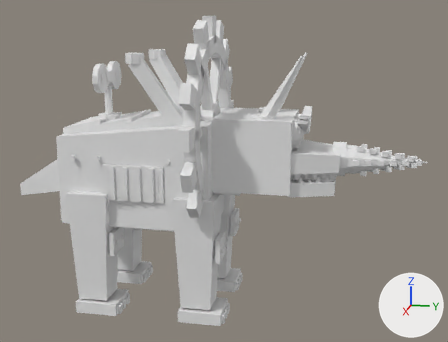
One commit to the FBX model assets/models/fbx/12_ClockworkCitadel/Animals/dino_Drillhorn.fbx: the scene before it, then after it.
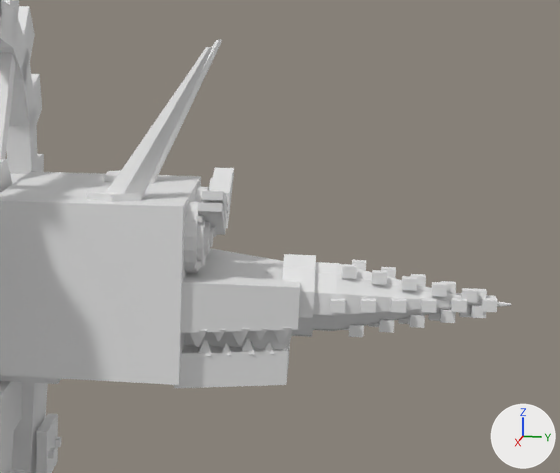
The first picture shows the older version from a 50 mm lens placed at (0.1443, 0.0455, 0.07), pointed at (-0.0003, 0.0166, 0.0339). The close-ups show the older and then the newer version on the part from 48% to 100% of the width and 11% to 68% of the height of that picture. Only the edits that show in the close-ups are written down. The axes (+X, +Y, +Z) are drawn at lower right. The lights are the same throughout. Where no turn or scale is listed for an object, it has been applied to the vertices. Vertices at exactly the same position are counted once.

Objects in the first close-up: 'dino_Drillhorn_Accent', 'dino_Drillhorn_Bit', 'dino_Drillhorn_Body', 'dino_Drillhorn_EyeGlow', 'dino_Drillhorn_Frill', 'dino_Drillhorn_Mouth', 'dino_Drillhorn_Socket', 'dino_Drillhorn_Steel', 'dino_Drillhorn_Teeth', 'dino_Drillhorn_Trim', 'dino_Drillhorn_TrimDark' and 2 more.
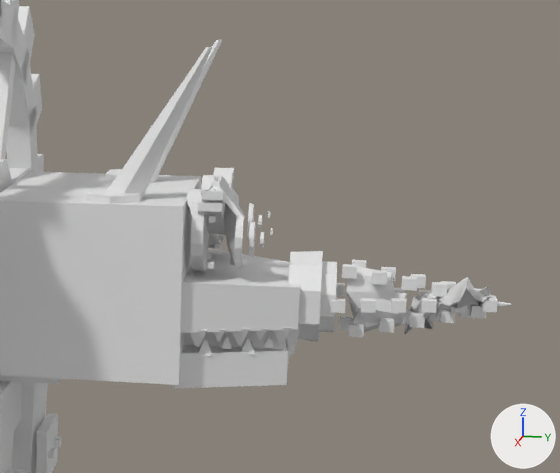
The change, as a diff of the scene's bpy script:
```diff
--- a/assets/models/fbx/12_ClockworkCitadel/Animals/dino_Drillhorn.fbx.py
+++ b/assets/models/fbx/12_ClockworkCitadel/Animals/dino_Drillhorn.fbx.py
@@ me_dino_drillhorn_eyeglow @@
-me_dino_drillhorn_eyeglow.from_pydata(...)  # 48 vertices, 28 faces; spans x -0.00637..0.00637, y 0.03522..0.03567, z 0.04291..0.04602
+me_dino_drillhorn_eyeglow.from_pydata(...)  # 48 vertices, 28 faces; spans x -0.00647..0.00637, y 0.03879..0.03987, z 0.04279..0.04621
+# me_dino_drillhorn_eyeglow part 7: the loose piece of 24 vertices spanning x 0.00326..0.00637, y 0.03522..0.03567, z 0.04291..0.04602 is moved by (0.0, 0.0042, 0.0)
+# me_dino_drillhorn_eyeglow part 8: 24 of 48 vertices moved; they spanned x -0.00637..-0.00326, y 0.03522..0.03567, z 0.04291..0.04602 and now span x -0.00647..-0.00326, y 0.03879..0.03927, z 0.04279..0.04621; mean shift (-0.00003, 0.00359, 0.00001); largest move (-0.0044, 0.03522, 0.04602) -> (-0.0044, 0.03882, 0.04602)
 me_dino_drillhorn_eyeglow.materials.append(mat_dino_drillhorn_eyeglow)
@@ me_dino_drillhorn_bit @@
-me_dino_drillhorn_bit.from_pydata(...)  # 72 vertices, 64 faces; spans x -0.0032..0.0032, y 0.0454..0.0638, z 0.0348..0.0416
+me_dino_drillhorn_bit.from_pydata(...)  # 112 vertices, 68 faces; spans x -0.0038..0.0038, y 0.0454..0.0638, z 0.0346..0.0416
+# me_dino_drillhorn_bit part 1: a new loose piece of 20 vertices spanning x -0.0038..0.0038, y 0.0454..0.0476, z 0.0348..0.0416, in mat_dino_drillhorn_bit (white #e7e7e7)
+# me_dino_drillhorn_bit part 2: a new loose piece of 20 vertices spanning x -0.0021..0.0021, y 0.0482..0.0537, z 0.035..0.0414, in mat_dino_drillhorn_bit (white #e7e7e7)
+# me_dino_drillhorn_bit part 3: a new loose piece of 20 vertices spanning x -0.0018..0.0024, y 0.0494..0.0543, z 0.0346..0.0392, in mat_dino_drillhorn_bit (white #e7e7e7)
+# me_dino_drillhorn_bit part 4: a new loose piece of 20 vertices spanning x -0.0037..0.0018, y 0.0543..0.0618, z 0.0349..0.0391, in mat_dino_drillhorn_bit (white #e7e7e7)
+# me_dino_drillhorn_bit part 5: a new loose piece of 20 vertices spanning x -0.0005..0.0036, y 0.057..0.0621, z 0.0365..0.041, in mat_dino_drillhorn_bit (white #e7e7e7)
+# me_dino_drillhorn_bit part 6: 60 vertices removed from x -0.0032..0.0032, y 0.0454..0.061, z 0.0348..0.0416
 me_dino_drillhorn_bit.materials.append(mat_dino_drillhorn_bit)
@@ me_dino_drillhorn_trim @@
-me_dino_drillhorn_trim.from_pydata(...)  # 120 vertices, 76 faces; spans x -0.0129..0.0129, y -0.0086..0.0347, z 0.0151..0.0488
+me_dino_drillhorn_trim.from_pydata(...)  # 120 vertices, 76 faces; spans x -0.0129..0.0129, y -0.0086..0.0359, z 0.0151..0.0489
+# me_dino_drillhorn_trim part 13: 64 of 120 vertices moved; they spanned x -0.0081..0.0081, y 0.0336..0.0347, z 0.0412..0.0477 and now span x -0.0081..0.0081, y 0.0336..0.0359, z 0.0412..0.0489; mean shift (-0.0001, 0.0007, 0.0007); largest move (-0.0015, 0.0347, 0.0451) -> (-0.0009, 0.0359, 0.0457)
+# other edits to the shape of me_dino_drillhorn_trim do not show in these pictures
 me_dino_drillhorn_trim.materials.append(mat_dino_drillhorn_trim)
@@ me_dino_drillhorn_socket @@
-me_dino_drillhorn_socket.from_pydata(...)  # 96 vertices, 56 faces; spans x -0.0075..0.0075, y -0.0132..0.0353, z 0.0418..0.0574
+me_dino_drillhorn_socket.from_pydata(...)  # 96 vertices, 56 faces; spans x -0.0075..0.0075, y -0.0138..0.0389, z 0.0418..0.0574
+# me_dino_drillhorn_socket part 9: 64 of 96 vertices moved; they spanned x -0.0075..0.0075, y 0.0346..0.0353, z 0.0418..0.0471 and now span x -0.0075..0.0075, y 0.0346..0.0389, z 0.0418..0.0499; mean shift (-0.0002, 0.0024, 0.0006); largest move (0.0075, 0.0353, 0.045) -> (0.0075, 0.0389, 0.045)
+# other edits to the shape of me_dino_drillhorn_socket do not show in these pictures
 me_dino_drillhorn_socket.materials.append(mat_dino_drillhorn_socket)
@@ me_dino_drillhorn_trimdark @@
-me_dino_drillhorn_trimdark.from_pydata(...)  # 100 vertices, 70 faces; spans x -0.0073..0.0073, y -0.0152..0.0456, z 0.0342..0.0471
+me_dino_drillhorn_trimdark.from_pydata(...)  # 100 vertices, 70 faces; spans x -0.0074..0.0073, y -0.0152..0.0462, z 0.0338..0.0475
+# me_dino_drillhorn_trimdark part 10: the loose piece of 8 vertices spanning x 0.0067..0.0073, y 0.0346..0.0351, z 0.0464..0.0469 is moved by (0.0, 0.0012, 0.0)
+# me_dino_drillhorn_trimdark part 11: the loose piece of 8 vertices spanning x 0.0067..0.0073, y 0.0346..0.0351, z 0.042..0.0426 is moved by (0.0, 0.0012, 0.0)
+# me_dino_drillhorn_trimdark part 12: 20 of 100 vertices moved; they spanned x -0.0038..0.0038, y 0.0426..0.0456, z 0.0342..0.0422 and now span x -0.0049..0.0049, y 0.0432..0.0462, z 0.0338..0.0426; mean shift (0.0, 0.0006, 0.0); largest move (-0.0038, 0.0426, 0.0394) -> (-0.0049, 0.0432, 0.0398)
+# other edits to the shape of me_dino_drillhorn_trimdark do not show in these pictures
 me_dino_drillhorn_trimdark.materials.append(mat_dino_drillhorn_trimdark)
```

Location of each change, (x1, y1, x2, y2) in pixels of the close-ups (560 x 473 px; the box of a moved part takes in the faces that stretch with it):
'dino_Drillhorn_Bit', reshaped
    before: (313, 262, 511, 331)
    after: (319, 261, 511, 334)
'dino_Drillhorn_Trim', reshaped
    before: (11, 170, 209, 473)
    after: (11, 169, 220, 473)
'dino_Drillhorn_TrimDark', reshaped
    before: (194, 215, 316, 337)
    after: (206, 215, 323, 342)
'dino_Drillhorn_Socket', reshaped
    before: (197, 217, 213, 266)
    after: (208, 176, 245, 266)
'dino_Drillhorn_EyeGlow', reshaped
    before: (204, 222, 217, 255)
    after: (247, 203, 256, 257)
part 1 of me_dino_drillhorn_bit, added
    after: (319, 261, 337, 332)
part 2 of me_dino_drillhorn_bit, added
    after: (346, 266, 395, 320)
part 3 of me_dino_drillhorn_bit, added
    after: (354, 292, 407, 332)
part 4 of me_dino_drillhorn_bit, added
    after: (404, 293, 482, 334)
part 5 of me_dino_drillhorn_bit, added
    after: (436, 277, 491, 320)
part 6 of me_dino_drillhorn_bit, deleted
    before: (313, 262, 480, 331)
part 7 of me_dino_drillhorn_eyeglow, moved or reshaped
    before: (204, 222, 211, 255)
    after: (249, 222, 256, 257)
part 8 of me_dino_drillhorn_eyeglow, moved or reshaped (not visible before)
    after: (247, 203, 254, 239)
part 10 of me_dino_drillhorn_trimdark, moved or reshaped
    before: (196, 215, 202, 222)
    after: (209, 215, 216, 222)
part 11 of me_dino_drillhorn_trimdark, moved or reshaped
    before: (194, 261, 201, 268)
    after: (207, 261, 214, 269)
part 12 of me_dino_drillhorn_trimdark, moved or reshaped
    before: (282, 254, 316, 337)
    after: (288, 251, 323, 342)
part 13 of me_dino_drillhorn_trim, moved or reshaped
    before: (184, 187, 209, 273)
    after: (187, 175, 220, 272)
